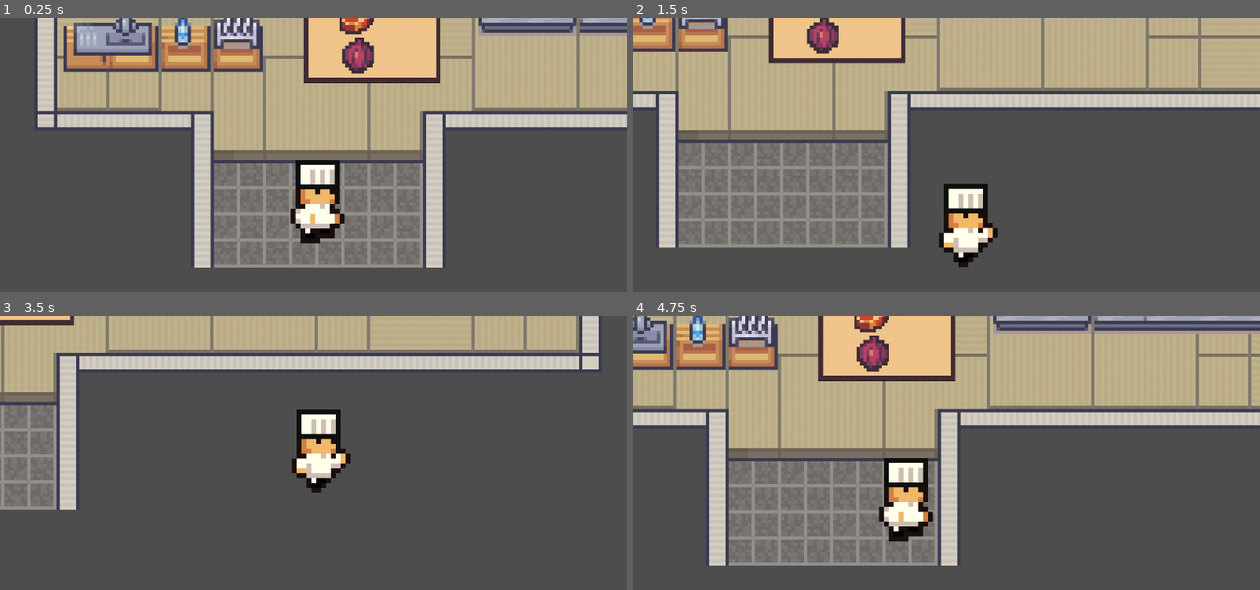
Above: before the commit, frames 1-4 (two rows, left to right).
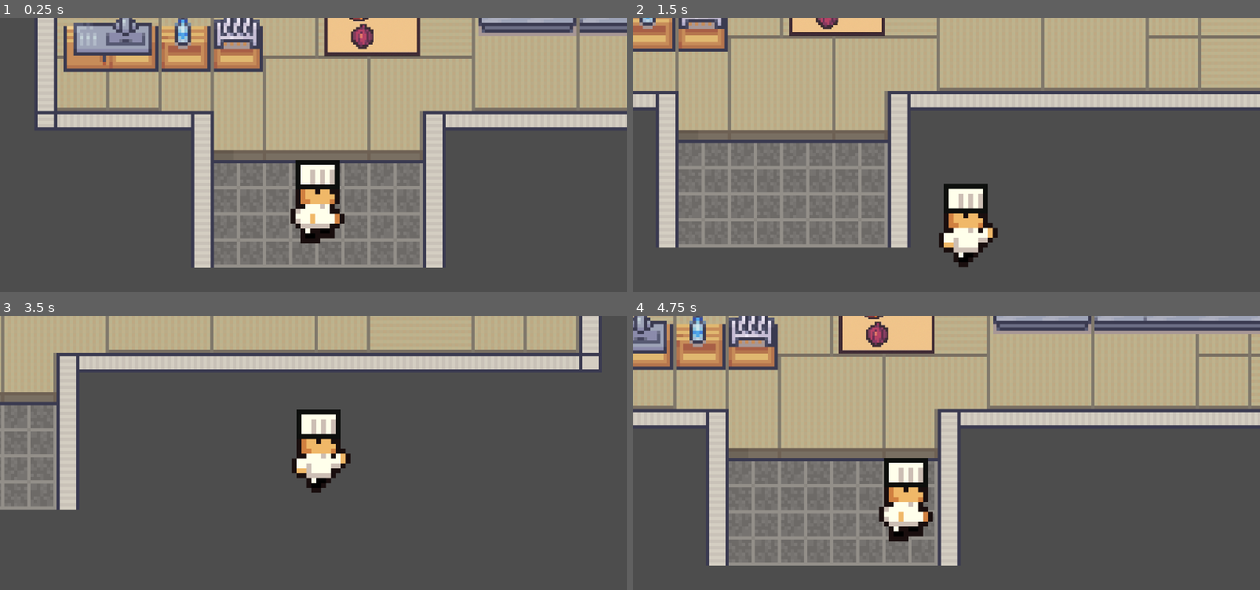
Above: after the commit, the same moments.

Repository: antoniacasariego1/finalPrototype
Game: Godot game, scene res://scripts/level_one.tscn
Two runs of this game, one before a commit and one after it. Both use one fixed random seed, a clock stepped at 60 frames per second and the inputs below.
Inputs:
- Up to frame 1 (0.25 s): no input
- Up to frame 2 (1.5 s): tap Enter at 0.5 s; hold Right (ui_right) 0.53-1.28 s; hold Down (ui_down) from 1.28 s (still down)
- Up to frame 3 (3.5 s): release Down (ui_down) at 2.03 s; hold Right (ui_right) 2.03-2.78 s; hold Up (ui_up) from 2.78 s (still down)
- Up to frame 4 (4.75 s): release Up (ui_up) at 3.53 s; hold Left (ui_left) from 3.53 s (still down)

The runs differ from the first frame. In frame 1, 3.9% of the frame differs, in the area x 48-71%, y 0-24%; in frame 2, 3.1%; in frame 3, 0.4%; in frame 4, 4.0%, in the area x 29-52%, y 0-24%.

Commit message:
resize recipe

Diff:
--- a/reciperush/scenes/recipe.tscn
+++ b/reciperush/scenes/recipe.tscn
@@ -4,15 +4,15 @@
 [ext_resource type="Texture2D" uid="uid://cx7j7vrbqgwuy" path="res://assets/recipe.png" id="2_wuuc1"]
 
 [sub_resource type="RectangleShape2D" id="RectangleShape2D_oame7"]
-size = Vector2(79, 104)
+size = Vector2(50, 61)
 
 [node name="recipe" type="Area2D"]
 script = ExtResource("1_rkwax")
 
 [node name="Sprite2D" type="Sprite2D" parent="."]
-scale = Vector2(0.1, 0.1)
+scale = Vector2(0.07, 0.07)
 texture = ExtResource("2_wuuc1")
 
 [node name="CollisionShape2D" type="CollisionShape2D" parent="."]
-position = Vector2(-0.5, 2)
+position = Vector2(0, 1.5)
 shape = SubResource("RectangleShape2D_oame7")
